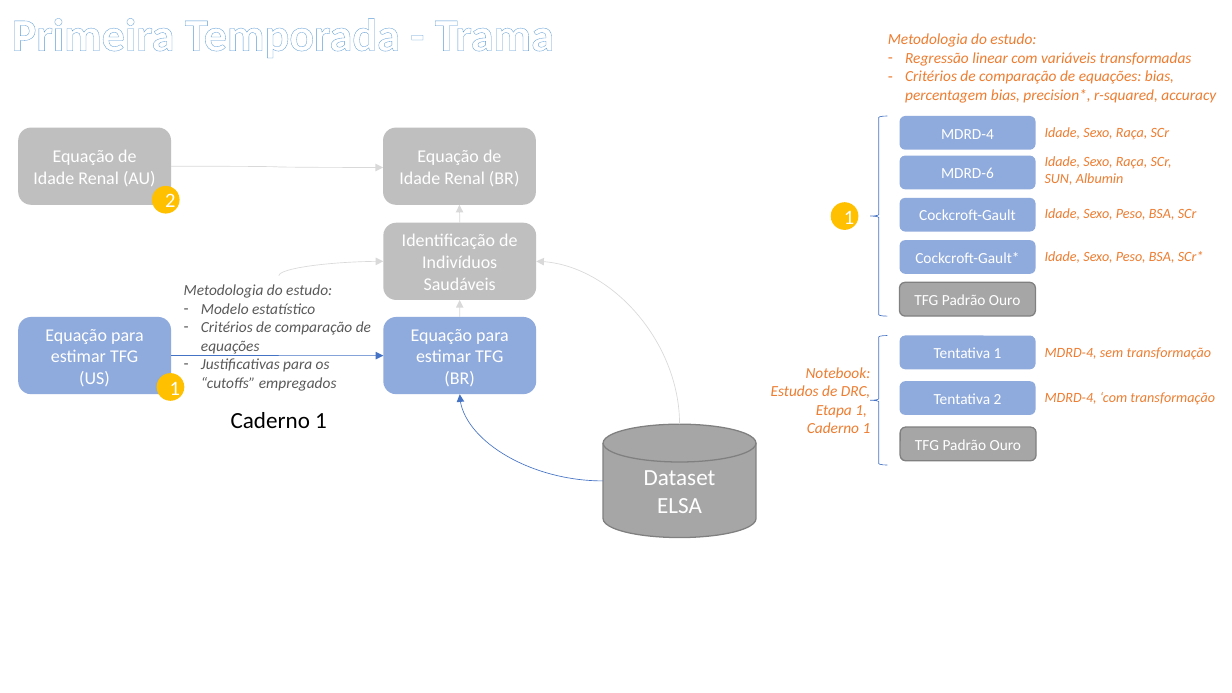
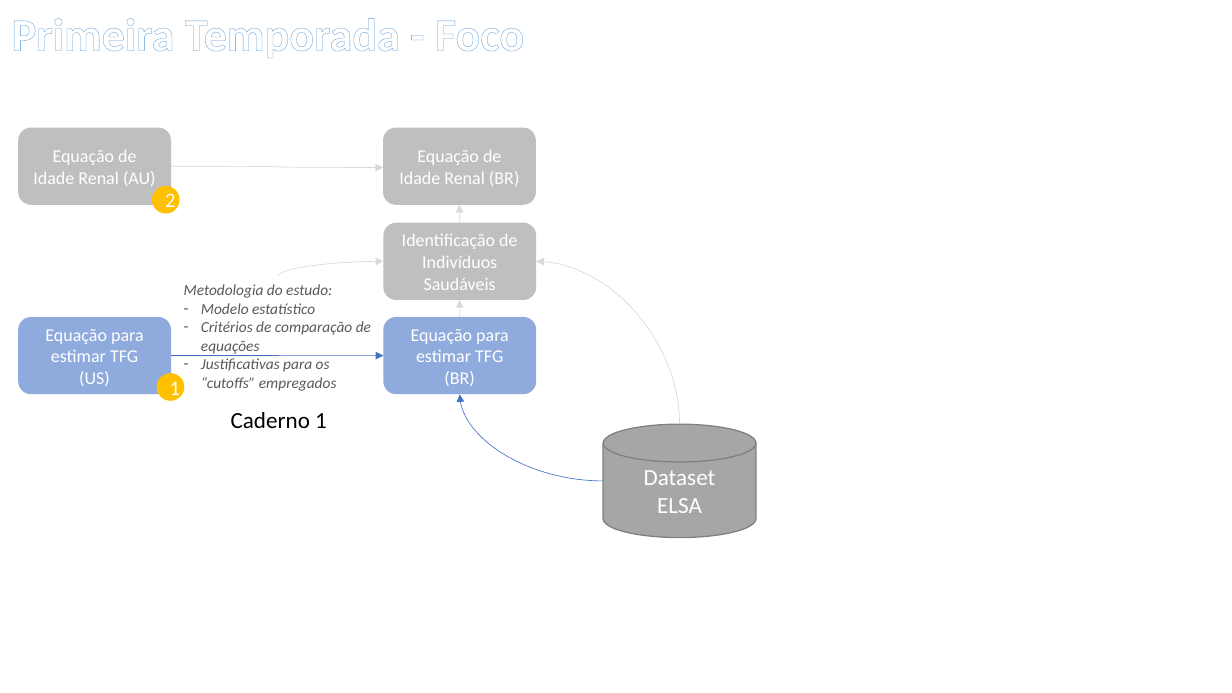
Before and after one commit to andreplima/collabSergio, a slide deck: slide 4 of support/Proposta de Trabalho.pptx. Drawn at 1232x693 pixels with LibreOffice and Linux fonts; fonts in the diff are those of the drawing. Boxes give left, top, right and bottom in pixels: in the first picture for what was removed or moved away, otherwise in the second. Text is boxed around its words. In the diff, an @@ line names an element or a change of style, - is before the commit and + after.

```diff
--- a/support/Proposta de Trabalho.pptx
+++ b/support/Proposta de Trabalho.pptx
@@ text at [12, 18, 524, 58]: text changed @@
-Primeira Temporada - Trama
+Primeira Temporada - Foco
@@ text removed at [888, 33, 1216, 103] @@
-Metodologia do estudo:
-– Regressão linear com variáveis transformadas
-– Critérios de comparação de equações: bias, percentagem bias, precision*, r-squared, accuracy
@@ left brace removed at [871, 116, 887, 317] @@
@@ rounded rectangle removed at [900, 116, 1036, 151] @@
-MDRD-4
@@ text removed at [1045, 127, 1170, 140] @@
-Idade, Sexo, Raça, SCr
@@ rounded rectangle removed at [900, 155, 1036, 189] @@
-MDRD-6
@@ text removed at [1045, 156, 1172, 185] @@
-Idade, Sexo, Raça, SCr,
-SUN, Albumin
@@ ellipse removed at [831, 202, 859, 230] @@
-1
@@ rounded rectangle removed at [900, 198, 1036, 232] @@
-Cockcroft-Gault
@@ text removed at [1045, 208, 1197, 220] @@
-Idade, Sexo, Peso, BSA, SCr
@@ rounded rectangle removed at [900, 240, 1036, 274] @@
-Cockcroft-Gault*
@@ text removed at [1045, 251, 1204, 263] @@
-Idade, Sexo, Peso, BSA, SCr*
@@ rounded rectangle removed at [900, 283, 1036, 317] @@
-TFG Padrão Ouro
@@ left brace removed at [871, 335, 887, 465] @@
@@ rounded rectangle removed at [900, 335, 1036, 370] @@
-Tentativa 1
@@ text removed at [1045, 347, 1212, 360] @@
-MDRD-4, sem transformação
@@ text removed at [771, 367, 871, 433] @@
-Notebook:
-Estudos de DRC, Etapa 1,
-Caderno 1
@@ rounded rectangle removed at [900, 382, 1036, 416] @@
-Tentativa 2
@@ text removed at [1045, 392, 1215, 405] @@
-MDRD-4, ‘com transformação
@@ rounded rectangle removed at [900, 427, 1036, 461] @@
-TFG Padrão Ouro
```
Also in this commit, not shown: 1 other slide changed.
